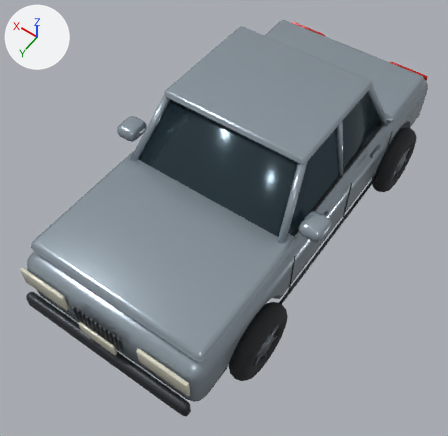
Before and after pictures for a commit that changed the glTF model assets/models/sedan.glb.
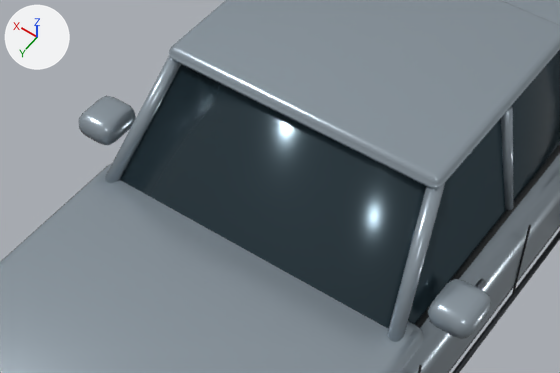
There are two pictures of each version: one whole from a 50 mm lens placed at (-2.08, 3.34, 5.07), pointed at (-0.02, 0.45, 0.53), one close up on the part from 17% to 82% of the width and 15% to 60% of the height. Lighting does not change. The marker at upper left points along +X, +Y and +Z. The last two pictures show the newer version. Where no turn or scale is listed for an object, it has been applied to the vertices.

Names of what the first close-up shows: 'Engine', 'Paint', 'Rubber', 'Window glass' and 1 more.
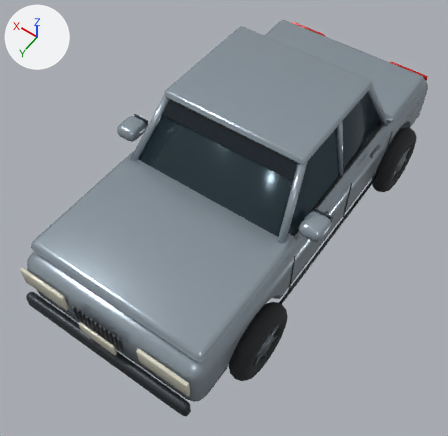
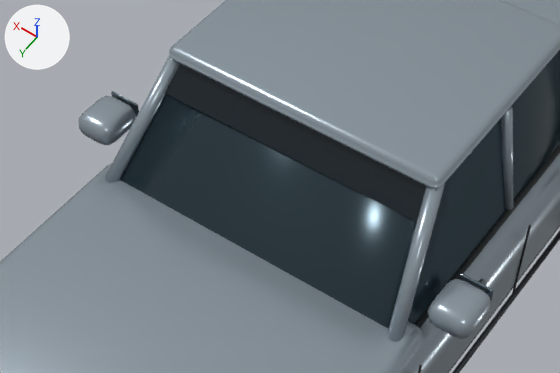
What differs and where, as boxes (x1, y1, x2, y2) in the close-ups (560 x 373 px):
'Window sunstrip', added (black): after (165, 64, 426, 222)
'Mirror glass', added: after (111, 91, 494, 301)

Edits to the bpy script that builds the scene:
```text
Add mat_mirror_glass:
    mat_mirror_glass = principled_material('Mirror glass')
    mat_mirror_glass.base_color = (0.19, 0.25, 0.29)  # greyish blue #798993
    mat_mirror_glass.metallic = 0.85
    mat_mirror_glass.roughness = 0.12
Add mat_window_sunstrip:
    mat_window_sunstrip = principled_material('Window sunstrip')
    mat_window_sunstrip.base_color = (0.008, 0.016, 0.023)  # black #16222a
    mat_window_sunstrip.metallic = 0.18
    mat_window_sunstrip.roughness = 0.25
Add me_cube_008:
    me_cube_008.from_pydata(...)  # 192 vertices, 376 faces; spans x -0.08..1.97, y -0.01..0.01, z -0.04..0.04
    me_cube_008.materials.append(mat_mirror_glass)  # greyish blue #798993
Add me_windshield_upper_tint:
    me_windshield_upper_tint.from_pydata([(-0.69, 0.422, 1.431), (0.69, 0.422, 1.431), (0.66, 0.307, 1.574), (-0.66, 0.307, 1.574)], [], [(0, 3, 2), (0, 2, 1)])
    me_windshield_upper_tint.materials.append(mat_window_sunstrip)  # black #16222a
Add ob_mirror_glass:
    ob_mirror_glass = bpy.data.objects.new('Mirror glass', me_cube_008)
    ob_mirror_glass.location = (-0.946, 0.389, 1.18)
Add ob_window_sunstrip:
    ob_window_sunstrip = bpy.data.objects.new('Window sunstrip', me_windshield_upper_tint)
    ob_window_sunstrip.location = (0.0, 0.0, 0.0)
```
